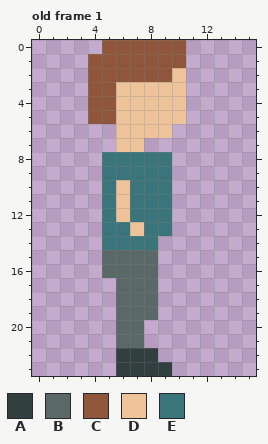
Pixel-art file -- assets/person.aseprite. This is how it looked before the edit.
16x24 pixels, 1 frame. Shown: old frame 1. The commit also changed other frames, which this record leaves out.
Visible layers, top first: "Layer 1", "Arm", "Body", "Head".
Palette (. is transparent): A #323f3f  B #5a6868  C #8f563b  D #eec39a  E #3a757c
Pixels before, old frame 1, first column x 4:
 0 .CCCCCC
 1 CCCCCCC
 2 CCCCCCD
 3 CCDDDDD
 4 CCDDDDD
 5 CCDDDDD
 6 ..DDDD.
 7 ..DD...
 8 .EEEEE.
 9 .EEEEE.
10 .EDEEE.
11 .EDEEE.
12 .EDEEE.
13 .EEDEE.
14 .EEEE..
15 .BBBB..
16 .BBBB..
17 ..BBB..
18 ..BBB..
19 ..BBB..
20 ..BB...
21 ..BB...
22 ..AAA..
23 ..AAAA.
Once edited:
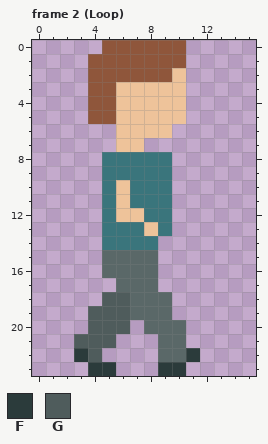
Colours new in this view: F #2b3b3b  G #4f5c5c
A new or re-ordered frame is compared with the old frame closest to it.
The commit says: Add draft person animation
From old to new:
frames 1 -> 9
layer "Back Leg" added
layer "Front Leg" added
layer "Layer 1" removed
Frame 2 (Loop) is new; against old frame 1:
Colour B now appears in rows 18 to 19 at x 9; in row 20 at x 8 to 10; in rows 21 to 22 at x 9 to 10.
The author changed colour E to colour D in row 12 at x 7; in row 13 at x 8.
The author changed colour D to colour E in row 13 at x 7.
Colour F now appears in row 22 at x 3 and 11; in row 23 at x 4 to 5 and 10.
The author changed colour A to colour F in row 23 at x 9.
Colour G now appears in row 18 at x 5; in rows 19 to 20 at x 4 to 5; in row 21 at x 3 to 5; in row 22 at x 4.
The author changed colour B to colour G in rows 18 to 20 at x 6.
The edit erases colour A in rows 22 to 23 at x 6 to 8.
The edit erases colour B in row 20 at x 7; in row 21 at x 6 to 7.
Pixel boxes of the changes (left, top, right, bottom) in both pictures:
changed: (130, 208, 158, 236)
changed: (74, 292, 200, 376)
